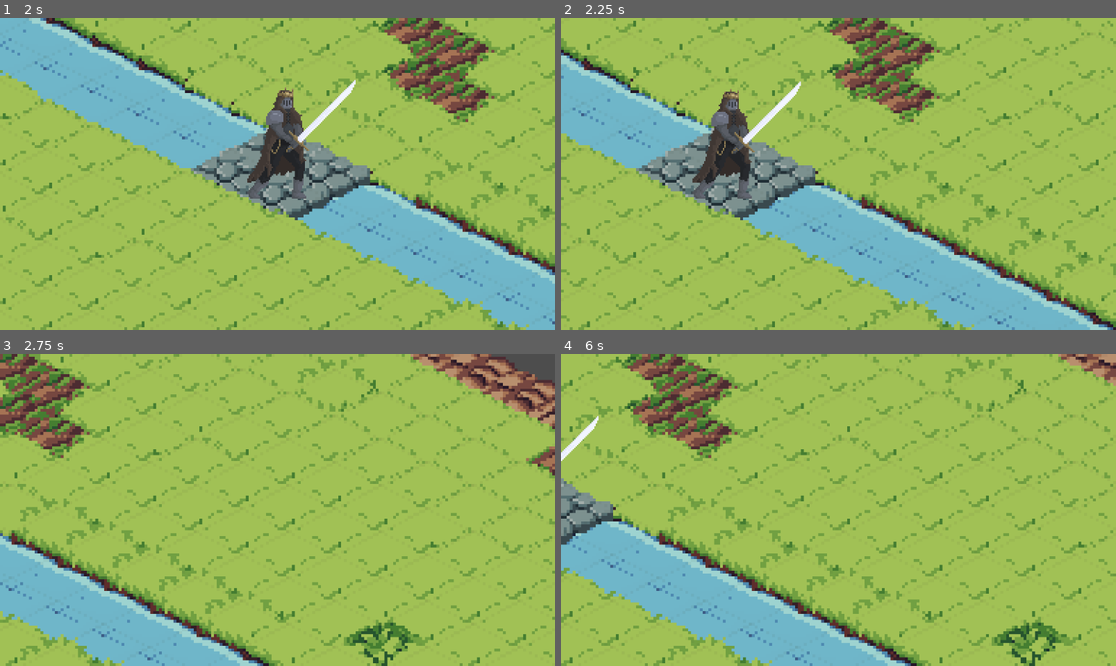
Above: before the commit, frames 1-4 (two rows, left to right).
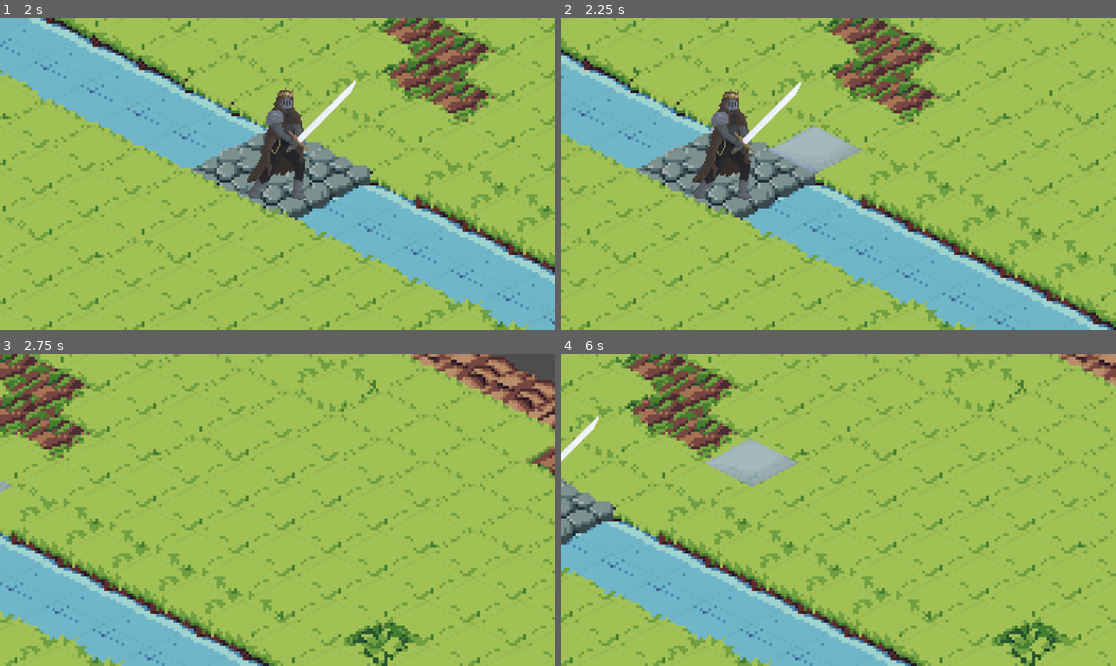
Above: after the commit, the same moments.

Repository: agh-cs-imbeciles/heralds-of-war
Game: Godot game, scene res://scenes/ui/menu/menu.tscn
Two runs of this game, one before a commit and one after it. Both use one fixed random seed, a clock stepped at 60 frames per second and the inputs below.
Inputs (mouse positions are in pixels of both pictures, inside the frame that each line leads up to):
- Up to frame 1 (2 s): click "START GAME" at 0.5 s; click "Match 1" at 1.25 s
- Up to frame 2 (2.25 s): move the mouse to (960, 158) at 2.02 s; hold Right from 2.03 s (still down); click (960, 158) at 2.17 s
- Up to frame 3 (2.75 s): keep holding Right
- Up to frame 4 (6 s): move the mouse to (727, 525) at 2.77 s; release Right at 2.78 s; hold Down 2.78-3.53 s; click (727, 525) at 2.92 s; move the mouse to (894, 441) at 3.52 s; hold Right 3.53-4.28 s; click (894, 441) at 3.67 s; move the mouse to (810, 572) at 4.27 s; hold Up 4.28-5.03 s; click (810, 572) at 4.42 s; move the mouse to (1005, 556) at 5.02 s; hold Left from 5.03 s (still down); click (1005, 556) at 5.17 s; move the mouse to (672, 463) at 5.77 s; click (672, 463) at 5.92 s

Frame 1 is identical in both runs. In frame 2, 1.3% of the frame differs, in the area x 37-55%, y 34-51%; in frame 3, less than 0.1%; in frame 4, 1.3%, in the area x 26-43%, y 26-43%.

Commit message:
Fix: Hover board cells properly

Diff:
--- a/src/board/board_input_manager.gd
+++ b/src/board/board_input_manager.gd
@@ -28,7 +28,7 @@
 	var mouse_map_position := __get_mouse_map_position()
 
 	if board.get_used_rect().has_point(mouse_map_position):
-		if mouse_map_position != mouse_entered_cell_position:
+		if mouse_map_position == mouse_entered_cell_position:
 			return
 		__on_mouse_entered_cell(mouse_map_position)
 	else:
